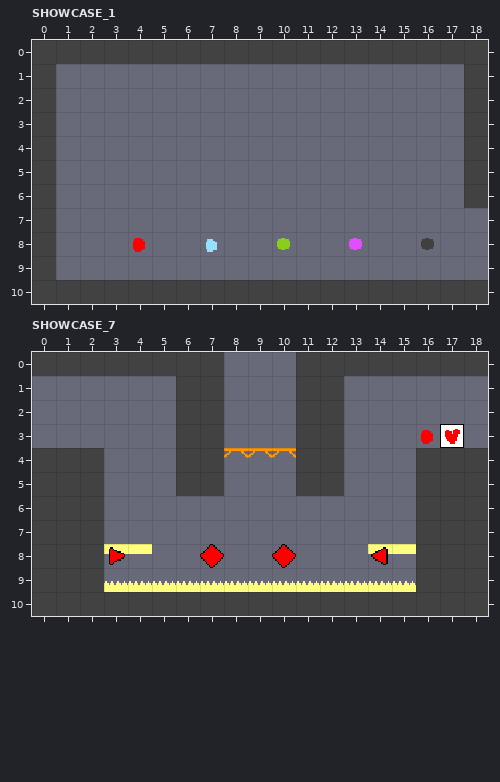
One commit to this LDtk project: Assets/Resources/LDtk/showcase 3.ldtk. Above: the version before the commit.
Cells are 16x16 px. Shown: SHOWCASE_1 x 0..18, y 0..10; SHOWCASE_7 x 0..18, y 0..10. The commit also changed other parts of the map, which this record leaves out.
The result:
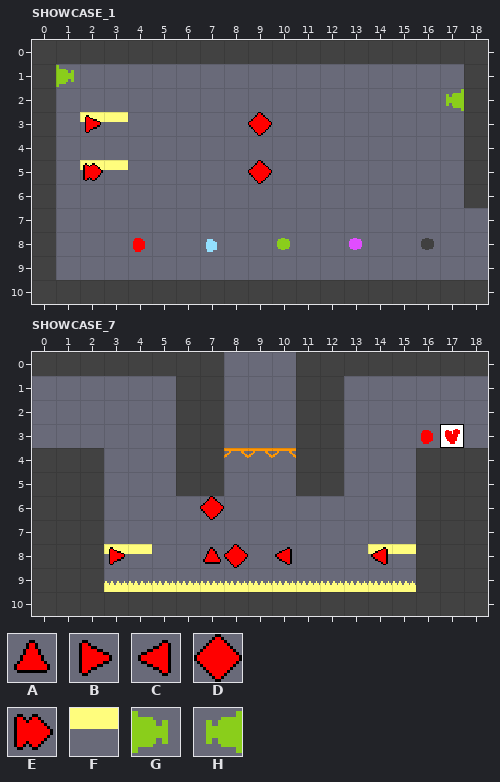
Key: from "CONTROLS": A 12, B 13, C 15, D 16, E 18; from "ENTITIES": F 8, G 84, H 85.
_ is an empty cell.
What changed:
Layer "ENTITIES", SHOWCASE_1:
y 1: x 1 _ -> G
y 2: x 17 _ -> H
y 3: x 2..3 __ -> FF
y 5: x 2..3 __ -> FF
Layer "PATH", SHOWCASE_1:
y 3: x 2 _ -> B; x 9 _ -> D
y 5: x 2 _ -> E; x 9 _ -> D
Layer "PATH", SHOWCASE_7:
y 6: x 7 _ -> D
y 8: x 7..8 D_ -> AD; x 10 D -> C
